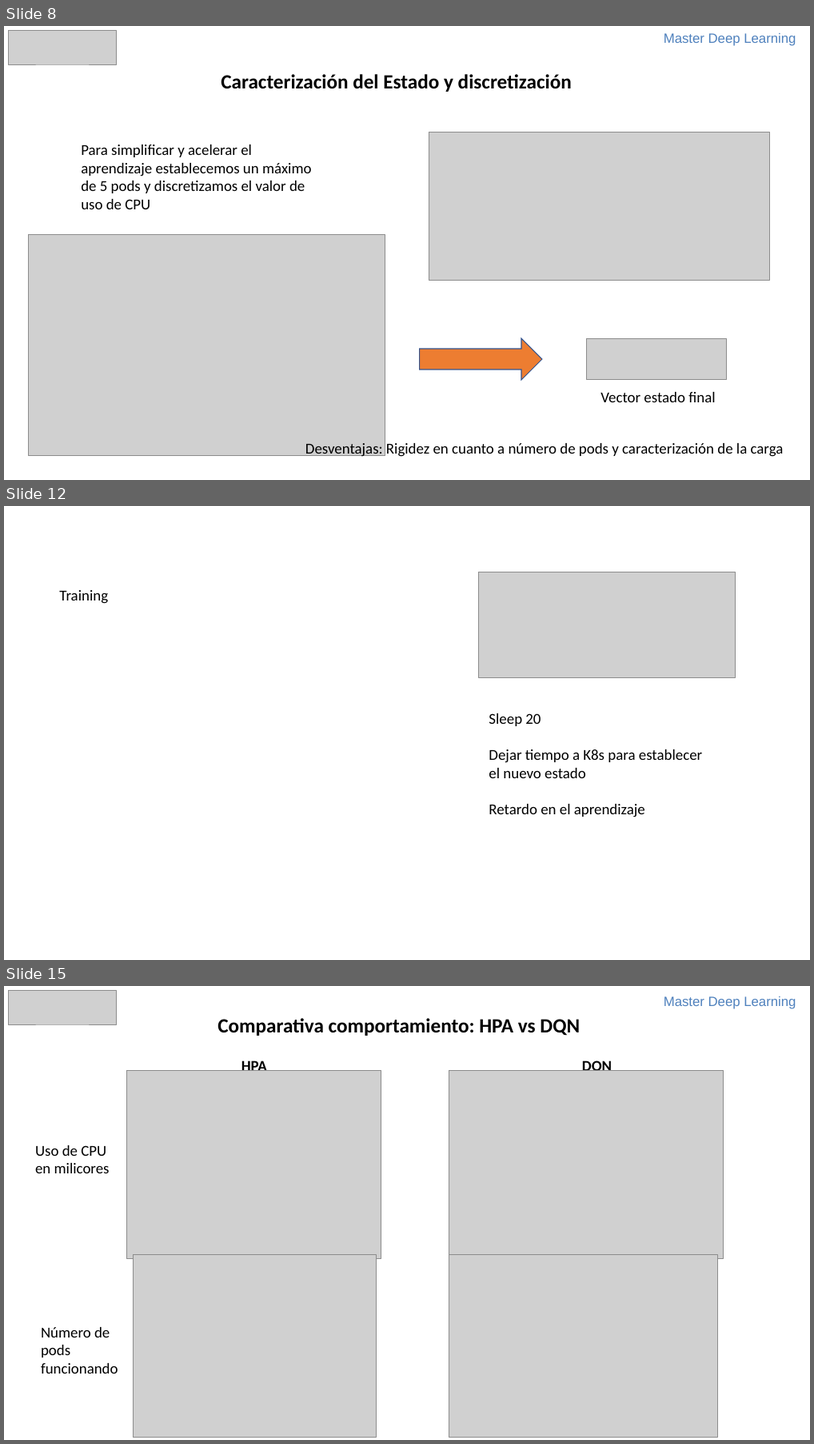
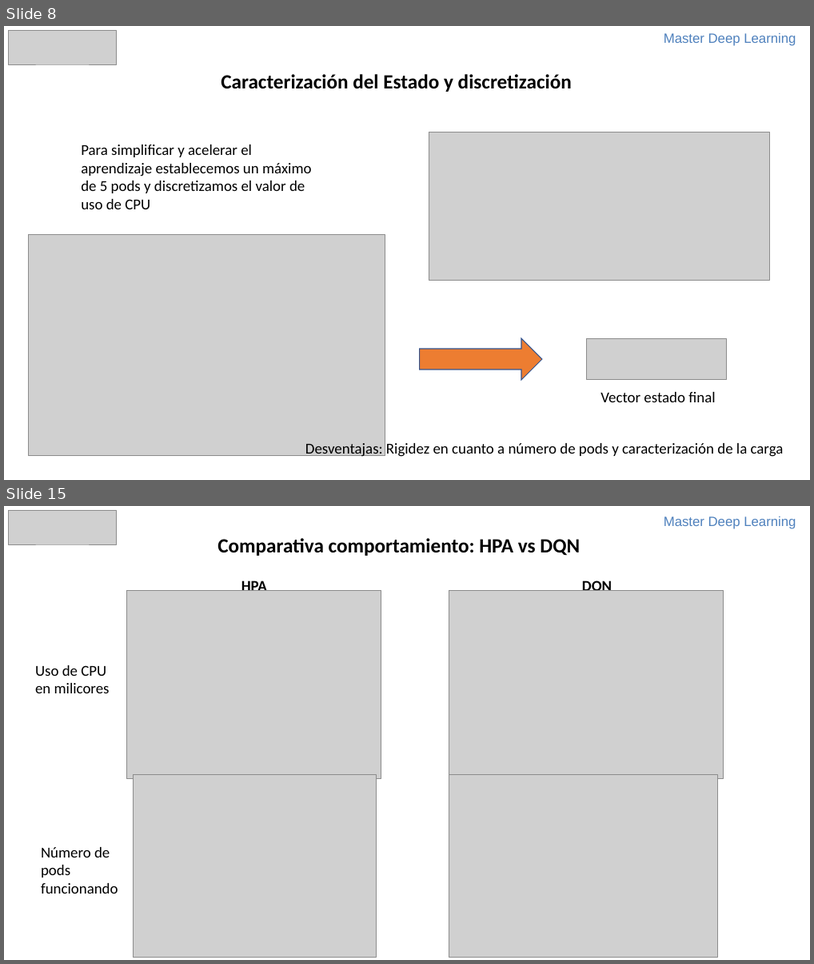
Before and after one commit to mlalandag/HPAwDRL, a slide deck: doc/HpaWithDrl.pptx. Shown one above the other, each under a label of ours: slides 8, 12 and 15 before the commit, slides 8 and 15 after it; the slides between them are not shown. The pictures are 814x1444 and 814x964 pixels, drawn with LibreOffice and Linux fonts; fonts in the diff are those of the drawing; grey boxes stand for pictures. Boxes give left, top, right and bottom in pixels: in the first picture for what was removed or moved away, otherwise in the second. Text is boxed around its words. In the diff, an @@ line names an element or a change of style, - is before the commit and + after.

```diff
--- a/doc/HpaWithDrl.pptx
+++ b/doc/HpaWithDrl.pptx
@@ slide 12 removed at (4, 506, 810, 960), background #FFFFFF @@
@@ picture removed at (479, 572, 735, 677) @@
@@ text removed at (59, 590, 108, 604) @@
-Training
@@ text removed at (489, 713, 702, 817) @@
-Sleep 20
-Dejar tiempo a K8s para establecer
-el nuevo estado
-Retardo en el aprendizaje
```
Also in this commit, not shown: 6 slides changed, 1 slide added, 1 other file.
